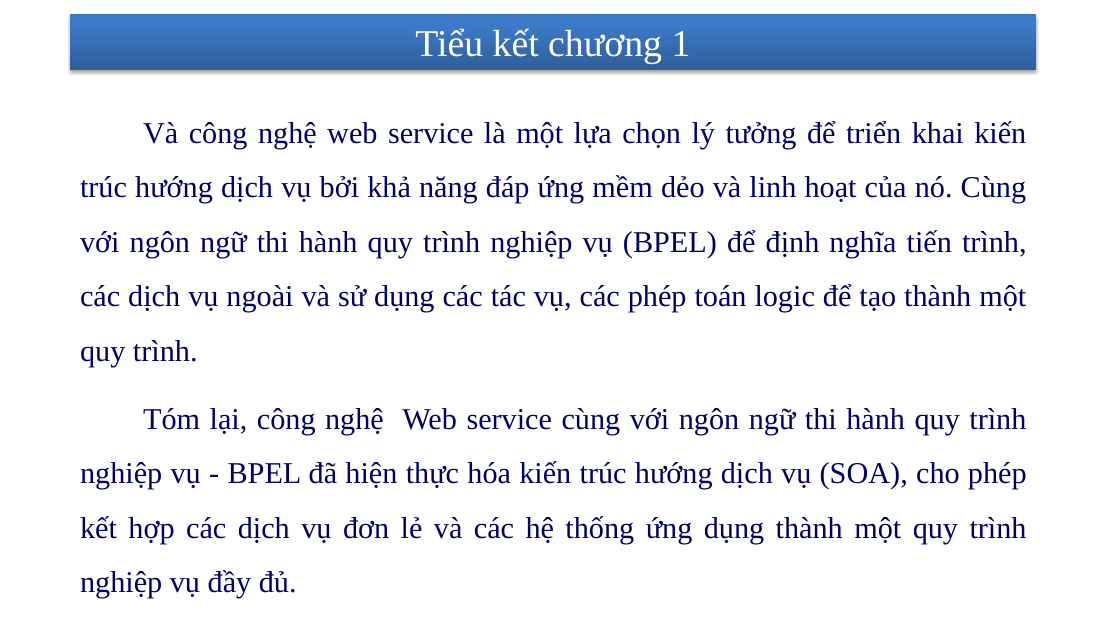
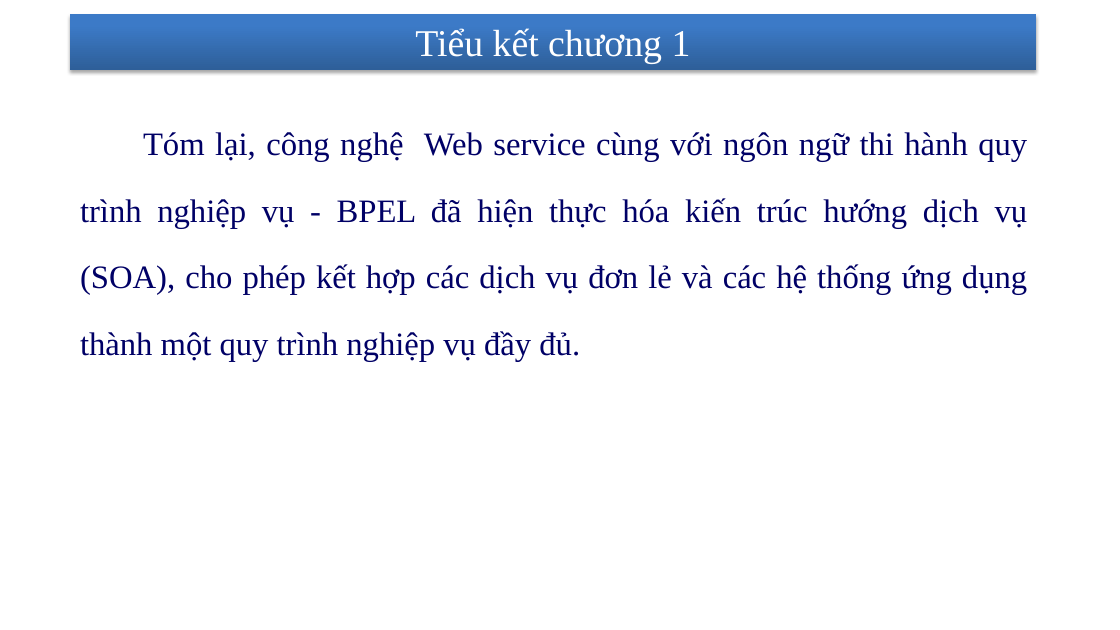
Before and after one commit to nhanhnt/LUANVAN, a slide deck: slide 22 of WORD/luanvan_nhanhnt_ver5.pptx (slide 23 before the commit). Drawn at 1120x630 pixels with LibreOffice and Linux fonts; fonts in the diff are those of the drawing; background and template pictures are left out. Boxes give left, top, right and bottom in pixels: in the first picture for what was removed or moved away, otherwise in the second. Text is boxed around its words. In the diff, an @@ line names an element or a change of style, - is before the commit and + after.

```diff
--- a/WORD/luanvan_nhanhnt_ver5.pptx
+++ b/WORD/luanvan_nhanhnt_ver5.pptx
@@ text "Tóm lại, công nghệ Web ..." at [80,132,1028,361]: size 25.9 to 28 pt; line spacing 1.5 to 1.7 @@
@@ text at [80,121,1027,366]: paragraph removed @@
-    Và công nghệ web service là một lựa chọn lý tưởng để triển khai kiến trúc hướng dịch vụ bởi khả năng đáp ứng mềm dẻo và linh hoạt của nó. Cùng với ngôn ngữ thi hành quy trình nghiệp vụ (BPEL) để định nghĩa tiến trình, các dịch vụ ngoài và sử dụng các tác vụ, các phép toán logic để tạo thành một quy trình.
```
Also in this commit, not shown: 2 other slides changed, 2 slides removed, 2 other files.
